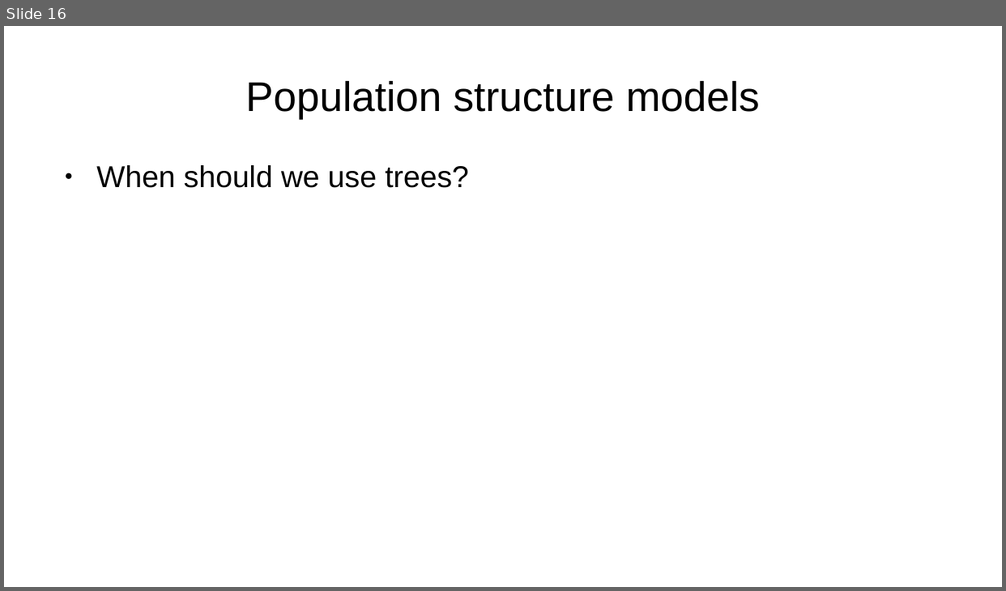
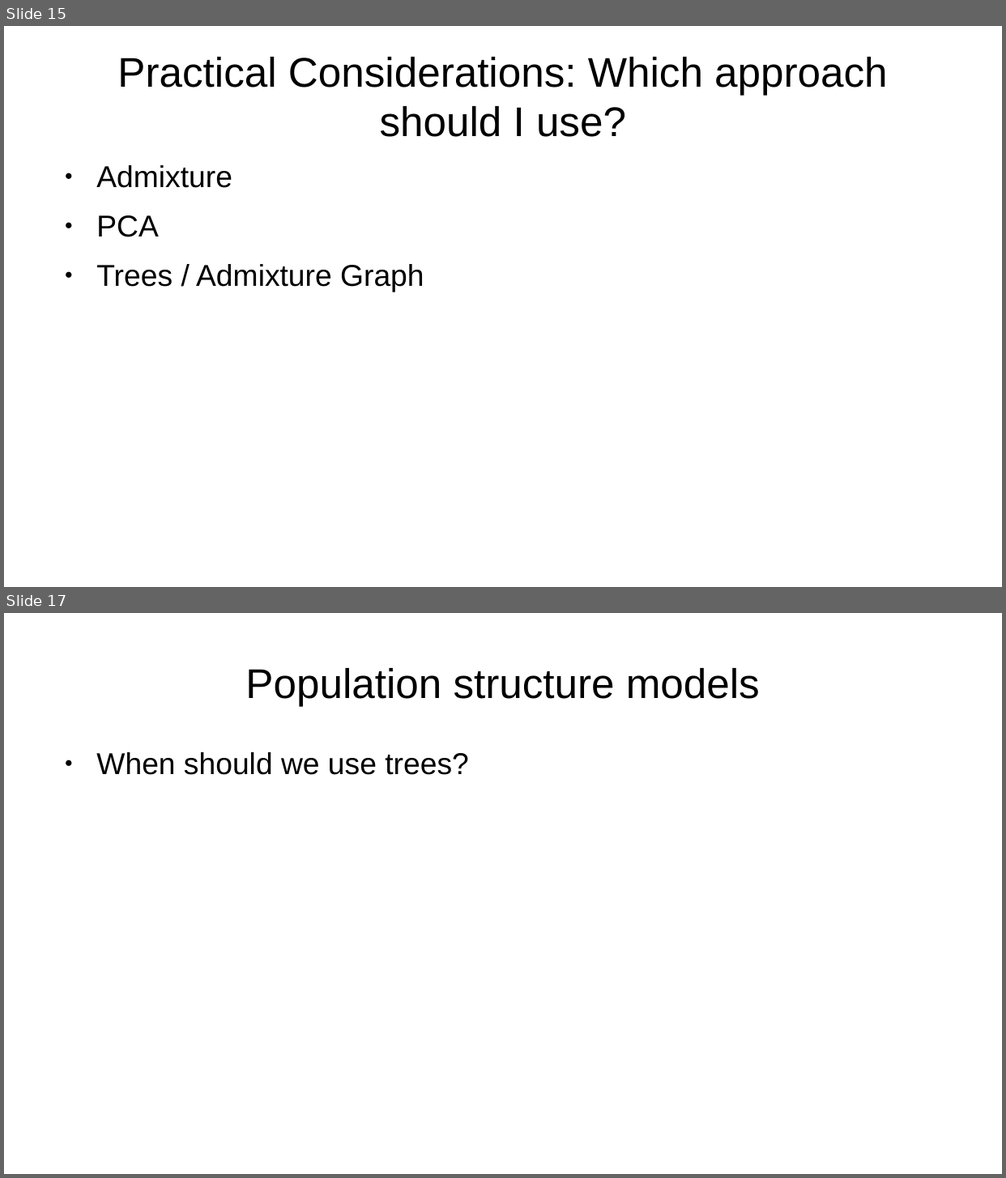
Before and after one commit to BenjaminPeter/cph_course, a slide deck: cph2022_peter_day2.odp. Shown one above the other, each under a label of ours: slide 16 before the commit, slides 15 and 17 after it; the slides between them are not shown. The pictures are 1006x591 and 1006x1178 pixels, drawn with LibreOffice and Linux fonts; fonts in the diff are those of the drawing. Boxes give left, top, right and bottom in pixels: in the first picture for what was removed or moved away, otherwise in the second. Text is boxed around its words. In the diff, an @@ line names an element or a change of style, - is before the commit and + after.

```diff
--- a/cph2022_peter_day2.odp
+++ b/cph2022_peter_day2.odp
@@ slide 15 added at (x1=4, y1=26, x2=1002, y2=587), background #FFFFFF @@
@@ title added at (x1=117, y1=57, x2=888, y2=137), 33 pt, text #000000 @@
+Practical Considerations: Which approach should I use?
@@ text added at (x1=96, y1=165, x2=424, y2=292), 24 pt, text #000000 @@
+● Admixture
+● PCA
+● Trees / Admixture Graph
@@ what was slide 16 is now slide 17 @@
```
Also in this commit, not shown: 1 slide changed, 2 other files.
